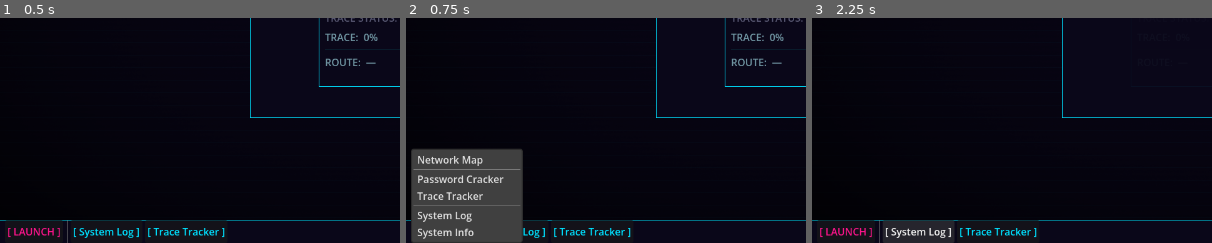
Above: before the commit, frames 1-3 (left to right).
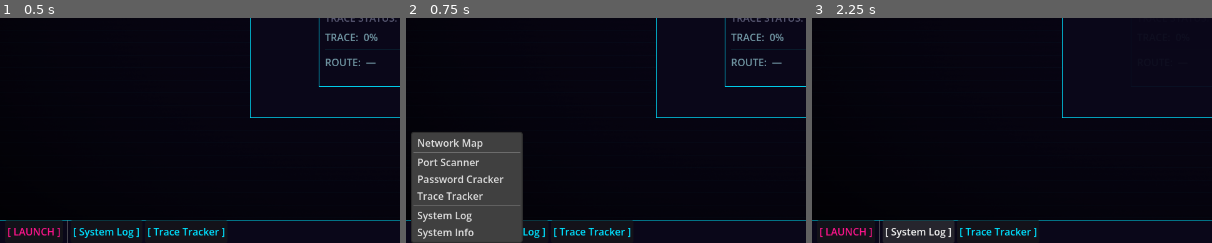
Above: after the commit, the same moments.

Repository: Sub-Xaero/Delta-Terminal-v2
Game: Godot game, scene res://scenes/desktop/desktop.tscn
Same seed, same stepped clock (60 frames per second), same inputs: the game is played once before the commit and once after it.
Inputs:
- Up to frame 1 (0.5 s): no input
- Up to frame 2 (0.75 s): click "[ LAUNCH ]" at 0.5 s
- Up to frame 3 (2.25 s): click "[ LAUNCH ]" at 1.25 s; click "[ System Log ]" at 2 s
The pictures show only the part of the screen within x 0-50%, y 50-100%; the shares and areas given below are measured in that part.

Frame 1 is identical in both runs. In frame 2, 2.8% of the frame differs, in the area x 1-30%, y 50-68%; in frame 3, nothing differs.

Commit message:
Add Port Scanner tool (#12)
- scenes/tools/port_scanner.tscn — tool window (420×360)
- scenes/tools/port_scanner.gd — IP input, terminal-style line-by-line
  output, progress bar, scan duration scales with node security rating
- Service→port mapping (ssh, ftp, http, https, relay, smtp, telnet, db)
- Discovered ports stored on the node in NetworkSim.nodes for other tools
- Emits log_message on scan start and completion
- Pre-fills IP from connected node for convenience
- Registered in desktop.gd context menu

Diff:
--- a/scenes/desktop/desktop.gd
+++ b/scenes/desktop/desktop.gd
@@ -6,6 +6,7 @@
 const SystemLogScene       := preload("res://scenes/tools/system_log.tscn")
 const NetworkMapScene      := preload("res://scenes/tools/network_map.tscn")
 const PasswordCrackerScene := preload("res://scenes/tools/password_cracker.tscn")
+const PortScannerScene     := preload("res://scenes/tools/port_scanner.tscn")
 const TraceTrackerScene    := preload("res://scenes/tools/trace_tracker.tscn")
 
 @onready var window_manager: WindowManager = $WindowLayer
@@ -25,6 +26,7 @@
 	# Stubs — populate with real tool scenes as they are built
 	context_menu.add_item("Network Map", 0)
 	context_menu.add_separator()
+	context_menu.add_item("Port Scanner", 5)
 	context_menu.add_item("Password Cracker", 1)
 	context_menu.add_item("Trace Tracker", 2)
 	context_menu.add_separator()
@@ -55,6 +57,8 @@
 			window_manager.spawn_tool_window(TraceTrackerScene, "Trace Tracker")
 		3:
 			window_manager.spawn_tool_window(SystemLogScene, "System Log")
+		5:
+			window_manager.spawn_tool_window(PortScannerScene, "Port Scanner")
 		4:
 			var handle: String = GameManager.player_data.get("handle", "ghost")
 			EventBus.log_message.emit(
--- /dev/null
+++ b/scenes/tools/port_scanner.gd
@@ -0,0 +1,195 @@
+class_name PortScanner
+extends ToolWindow
+## Recon tool — discovers open ports and services on a target node.
+## Scan duration scales with node security. Results are stored on the node
+## in NetworkSim so other tools can gate behaviour on discovered services.
+
+enum State { IDLE, SCANNING, DONE }
+
+# Maps service names (used in node data) to port numbers and display labels.
+const SERVICE_PORTS: Dictionary = {
+	"shell":  { "port": 22,   "label": "SSH / Shell" },
+	"ftp":    { "port": 21,   "label": "FTP" },
+	"http":   { "port": 80,   "label": "HTTP" },
+	"https":  { "port": 443,  "label": "HTTPS" },
+	"relay":  { "port": 1080, "label": "Proxy Relay" },
+	"smtp":   { "port": 25,   "label": "SMTP Mail" },
+	"telnet": { "port": 23,   "label": "Telnet" },
+	"db":     { "port": 3306, "label": "Database" },
+}
+
+# ── Node refs ──────────────────────────────────────────────────────────────────
+@onready var ip_input: LineEdit        = $ContentArea/Margin/VBox/InputRow/IPInput
+@onready var scan_btn: Button          = $ContentArea/Margin/VBox/InputRow/ScanBtn
+@onready var scan_bar: ProgressBar     = $ContentArea/Margin/VBox/ScanBar
+@onready var scroll:   ScrollContainer = $ContentArea/Margin/VBox/Scroll
+@onready var output:   VBoxContainer   = $ContentArea/Margin/VBox/Scroll/Output
+
+# ── State ──────────────────────────────────────────────────────────────────────
+var _state:          State  = State.IDLE
+var _scan_elapsed:   float  = 0.0
+var _scan_duration:  float  = 0.0
+var _pending_lines:  Array  = []
+var _line_interval:  float  = 0.0
+var _line_timer:     float  = 0.0
+var _target_node_id: String = ""
+
+
+func _ready() -> void:
+	super._ready()
+	scan_btn.pressed.connect(_on_scan_pressed)
+	ip_input.text_submitted.connect(func(_t: String) -> void: _on_scan_pressed())
+	scan_bar.visible = false
+	_setup_theme()
+	# Pre-fill with connected node IP for convenience
+	if NetworkSim.is_connected:
+		ip_input.text = NetworkSim.get_node_data(NetworkSim.connected_node_id).get("ip", "")
+
+
+func _process(delta: float) -> void:
+	if _state != State.SCANNING:
+		return
+	_scan_elapsed += delta
+	scan_bar.value  = minf(_scan_elapsed / _scan_duration, 1.0) * 100.0
+	_line_timer    -= delta
+	if _line_timer <= 0.0 and not _pending_lines.is_empty():
+		_reveal_next_line()
+		_line_timer = _line_interval
+	if _scan_elapsed >= _scan_duration and _pending_lines.is_empty():
+		_finish_scan()
+
+
+# ── Actions ────────────────────────────────────────────────────────────────────
+
+func _on_scan_pressed() -> void:
+	var ip := ip_input.text.strip_edges()
+	if ip.is_empty() or _state == State.SCANNING:
+		return
+	_target_node_id = _find_node_by_ip(ip)
+	if _target_node_id.is_empty():
+		_clear_output()
+		_add_line("ERROR: Host %s not found." % ip, Color(1.0, 0.08, 0.55))
+		_state = State.IDLE
+		return
+	_start_scan(_target_node_id)
+
+
+func _start_scan(node_id: String) -> void:
+	var data:     Dictionary = NetworkSim.get_node_data(node_id)
+	var security: int        = data.get("security", 1)
+	_scan_duration = maxf(4.0, float(security) * 6.0)
+	_scan_elapsed  = 0.0
+	_state         = State.SCANNING
+	scan_bar.visible  = true
+	scan_bar.value    = 0.0
+	scan_btn.disabled = true
+	_clear_output()
+
+	var ip:       String = data.get("ip", node_id)
+	var services: Array  = data.get("services", [])
+
+	# Resolve open ports from the node's service list
+	var open_ports: Array = []
+	for svc: String in services:
+		if SERVICE_PORTS.has(svc):
+			var entry: Dictionary = SERVICE_PORTS[svc]
+			open_ports.append({ "port": entry["port"], "service": svc, "label": entry["label"] })
+
+	# Store results on the node immediately so other tools can use them
+	NetworkSim.nodes[node_id]["scanned_ports"] = open_ports
+
+	# Build the lines to reveal progressively during the scan
+	_pending_lines = []
+	_pending_lines.append({ "text": "Scanning %s ..." % ip,         "color": Color(0.75, 0.92, 1.0) })
+	_pending_lines.append({ "text": _row("PORT", "STATE", "SERVICE"), "color": Color(0.45, 0.6, 0.65) })
+	_pending_lines.append({ "text": _row("------", "-----", "-------"), "color": Color(0.45, 0.6, 0.65) })
+
+	for p: Dictionary in open_ports:
+		_pending_lines.append({
+			"text":  _row(str(p["port"]) + "/tcp", "open", p["label"]),
+			"color": Color(0.0, 0.88, 1.0),
+		})
+
+	if open_ports.is_empty():
+		_pending_lines.append({ "text": "  (no open ports detected)", "color": Color(0.45, 0.6, 0.65) })
+
+	_pending_lines.append({ "text": "", "color": Color.WHITE })  # blank line before summary
+
+	# Space lines evenly across 85% of the scan window; summary is appended on finish
+	_line_interval = (_scan_duration * 0.85) / maxf(float(_pending_lines.size()), 1.0)
+	_line_timer    = 0.1  # Short delay before first line appears
+
+	EventBus.log_message.emit("Port scan initiated on %s" % ip, "info")
+
+
+func _finish_scan() -> void:
+	_state = State.DONE
+	var data:     Dictionary = NetworkSim.get_node_data(_target_node_id)
+	var ip:       String     = data.get("ip", _target_node_id)
+	var port_cnt: int        = (data.get("scanned_ports", []) as Array).size()
+
+	_add_line(
+		"Scan complete — %d open port(s) found." % port_cnt,
+		Color(0.0, 0.88, 1.0) if port_cnt > 0 else Color(1.0, 0.75, 0.0),
+	)
+	scan_bar.visible  = false
+	scan_btn.disabled = false
+
+	EventBus.log_message.emit(
+		"Scan complete: %d open port(s) found on %s" % [port_cnt, ip], "info"
+	)
+
+
+# ── Output helpers ─────────────────────────────────────────────────────────────
+
+func _reveal_next_line() -> void:
+	if _pending_lines.is_empty():
+		return
+	var entry: Dictionary = _pending_lines.pop_front()
+	_add_line(entry.get("text", ""), entry.get("color", Color(0.75, 0.92, 1.0)))
+
+
+func _add_line(text: String, color: Color = Color(0.75, 0.92, 1.0)) -> void:
+	var lbl := Label.new()
+	lbl.text = text
+	lbl.add_theme_color_override("font_color", color)
+	lbl.autowrap_mode = TextServer.AUTOWRAP_OFF
+	output.add_child(lbl)
+	_scroll_to_bottom.call_deferred()
+
+
+func _scroll_to_bottom() -> void:
+	scroll.scroll_vertical = int(scroll.get_v_scroll_bar().max_value)
+
+
+func _clear_output() -> void:
+	for child in output.get_children():
+		child.queue_free()
+
+
+# ── Network helpers ────────────────────────────────────────────────────────────
+
+func _find_node_by_ip(ip: String) -> String:
+	for node_id: String in NetworkSim.nodes:
+		if NetworkSim.nodes[node_id].get("ip", "") == ip:
+			return node_id
+	return ""
+
+
+func _row(col1: String, col2: String, col3: String) -> String:
+	return col1.rpad(10) + col2.rpad(8) + col3
+
+
+# ── Theme ──────────────────────────────────────────────────────────────────────
+
+func _setup_theme() -> void:
+	var bar_fill := StyleBoxFlat.new()
+	bar_fill.bg_color = Color(0.0, 0.88, 1.0)
+	scan_bar.add_theme_stylebox_override("fill", bar_fill)
+
+	var bar_bg := StyleBoxFlat.new()
+	bar_bg.bg_color = Color(0.04, 0.12, 0.18)
+	scan_bar.add_theme_stylebox_override("background", bar_bg)
+
+	scan_btn.add_theme_color_override("font_color", Color(0.0, 0.88, 1.0))
+	ip_input.add_theme_color_override("font_color", Color(0.75, 0.92, 1.0))
--- /dev/null
+++ b/scenes/tools/port_scanner.tscn
@@ -0,0 +1,46 @@
+[gd_scene load_steps=3 format=3]
+
+[ext_resource type="PackedScene" uid="uid://ctwabcdef01234" path="res://scenes/desktop/tool_window.tscn" id="1_tw"]
+[ext_resource type="Script" path="res://scenes/tools/port_scanner.gd" id="2_ps"]
+
+[node name="PortScanner" instance=ExtResource("1_tw")]
+custom_minimum_size = Vector2(420, 360)
+script = ExtResource("2_ps")
+
+[node name="Margin" type="MarginContainer" parent="ContentArea"]
+layout_mode = 1
+anchor_right = 1.0
+anchor_bottom = 1.0
+theme_override_constants/margin_left = 10
+theme_override_constants/margin_top = 10
+theme_override_constants/margin_right = 10
+theme_override_constants/margin_bottom = 10
+
+[node name="VBox" type="VBoxContainer" parent="ContentArea/Margin"]
+layout_mode = 2
+theme_override_constants/separation = 6
+
+[node name="InputRow" type="HBoxContainer" parent="ContentArea/Margin/VBox"]
+layout_mode = 2
+theme_override_constants/separation = 6
+
+[node name="IPInput" type="LineEdit" parent="ContentArea/Margin/VBox/InputRow"]
+layout_mode = 2
+size_flags_horizontal = 3
+placeholder_text = "Target IP address..."
+
+[node name="ScanBtn" type="Button" parent="ContentArea/Margin/VBox/InputRow"]
+text = "SCAN"
+
+[node name="ScanBar" type="ProgressBar" parent="ContentArea/Margin/VBox"]
+layout_mode = 2
+show_percentage = false
+value = 0
+
+[node name="Scroll" type="ScrollContainer" parent="ContentArea/Margin/VBox"]
+layout_mode = 2
+size_flags_vertical = 3
+
+[node name="Output" type="VBoxContainer" parent="ContentArea/Margin/VBox/Scroll"]
+layout_mode = 2
+size_flags_horizontal = 3
